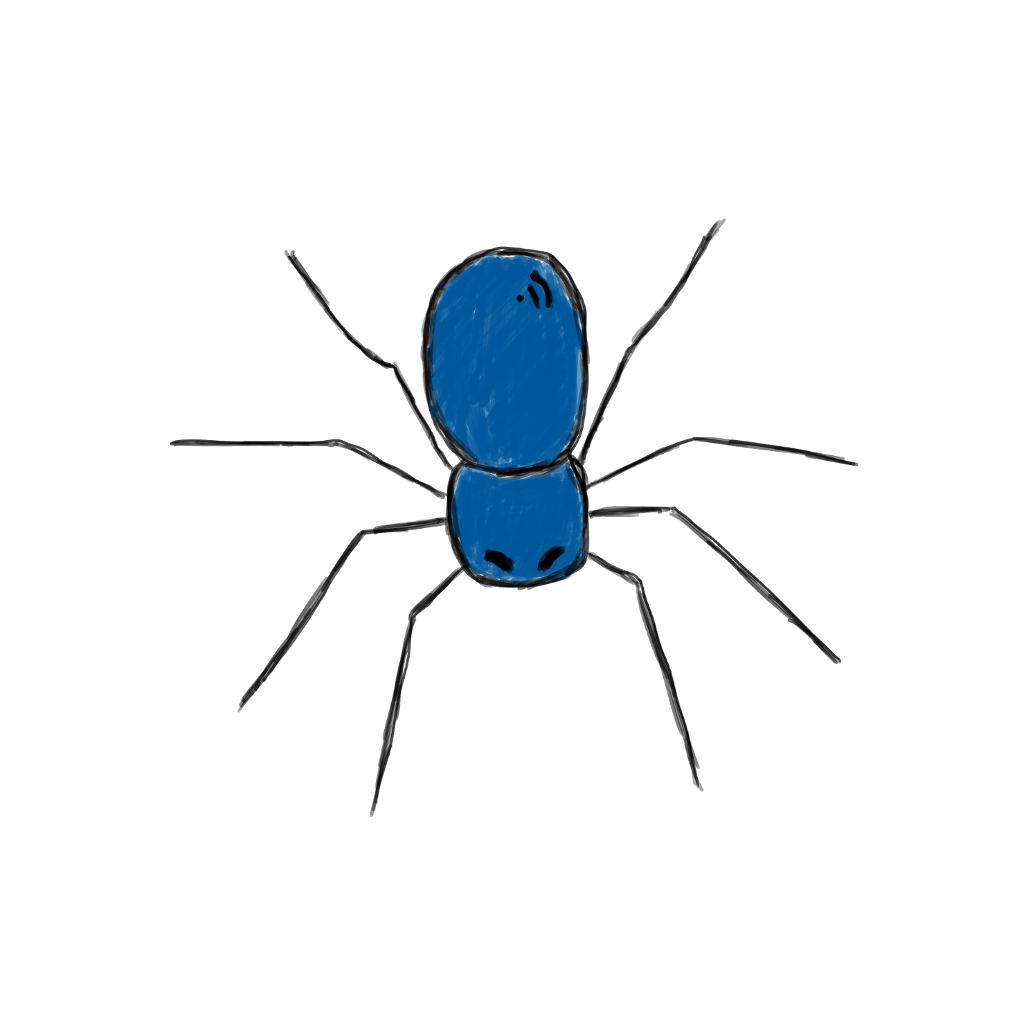
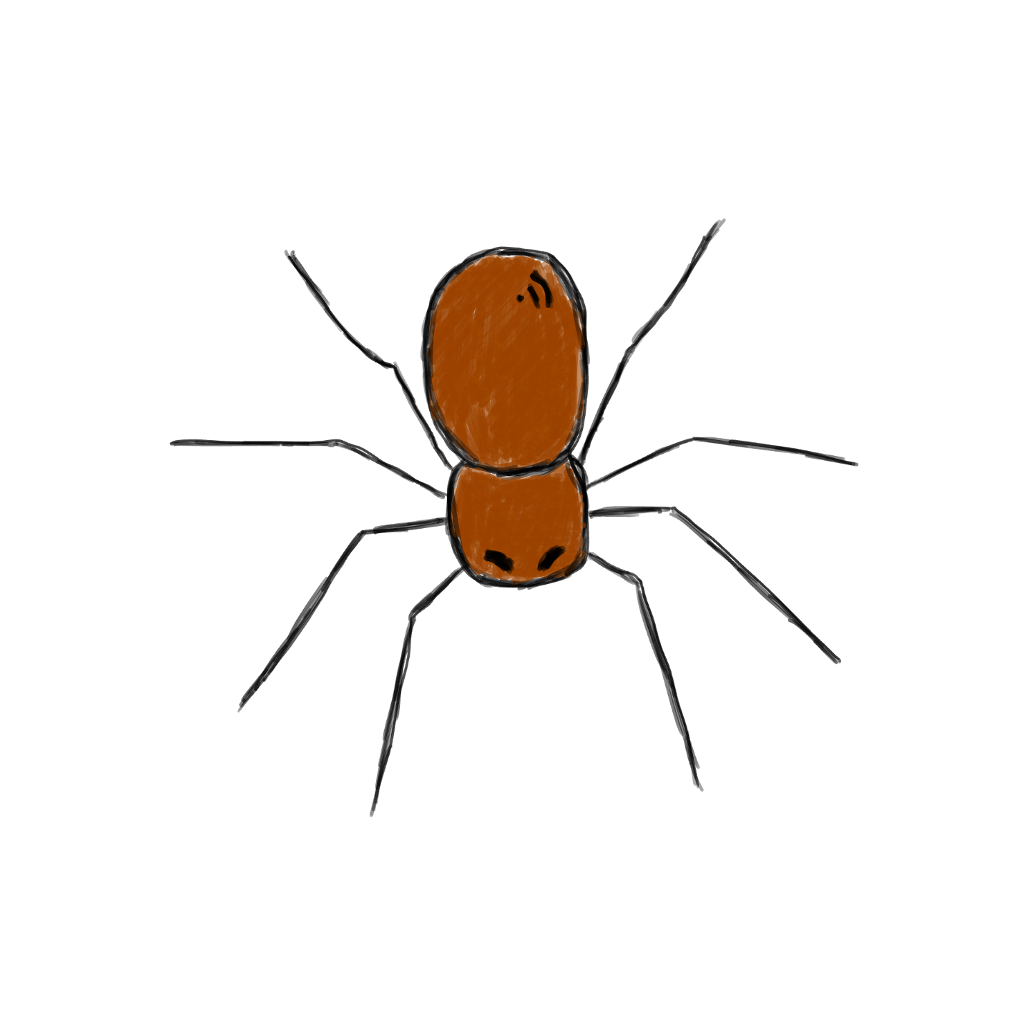
Before/after of a (1024, 1024) layered artwork. What changed in the layer stack:
painted on "ink (4).png" over [426, 254, 587, 585]
